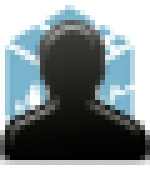
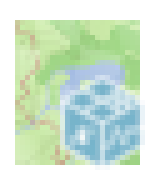
Layered file, before and after one edit (150 x 180). Changes by layer:
hid "user.png copy" over box(0, 20, 150, 170)
added layer "Background copy #1" above "Background" over box(60, 75, 145, 170)
hid "Background" over box(0, 5, 140, 160)
added layer "osm.png copy" over box(15, 20, 140, 165)
